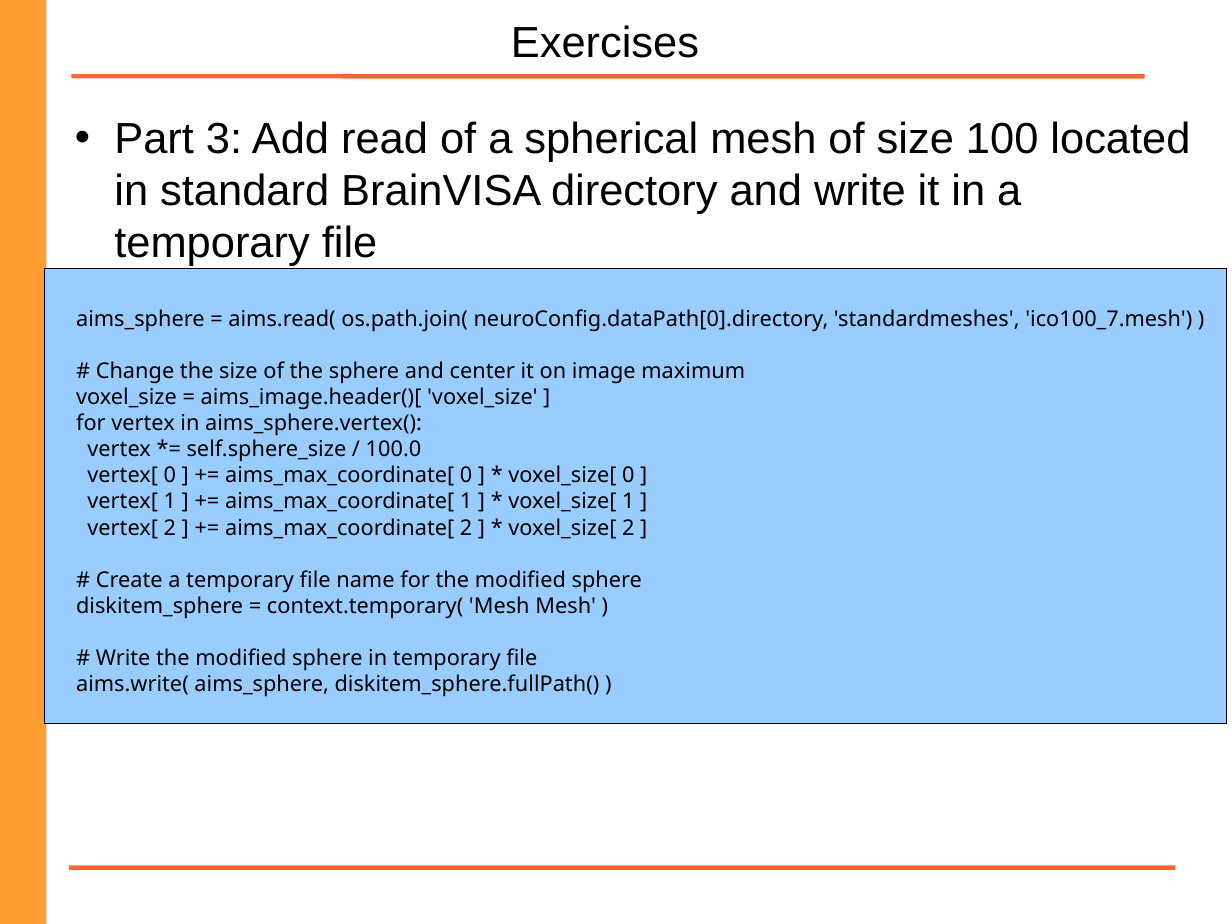
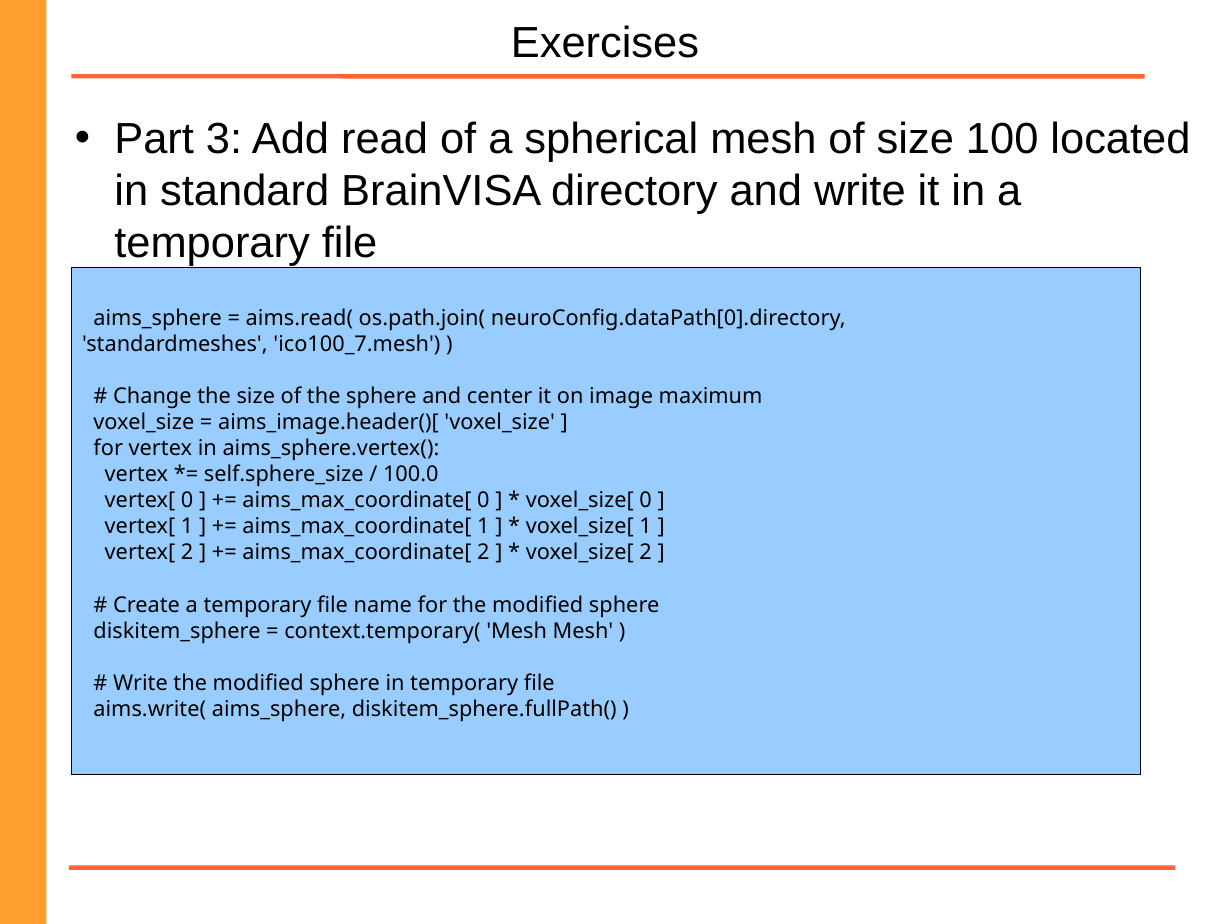
Before and after one commit to brainvisa/axon, a slide deck: slide 50 of doc/Programming_with_brainvisa.odp (slide 49 before the commit). Drawn at 1232x924 pixels with LibreOffice and Linux fonts; fonts in the diff are those of the drawing; background and template pictures are left out. Boxes give left, top, right and bottom in pixels: in the first picture for what was removed or moved away, otherwise in the second. Text is boxed around its words. In the diff, an @@ line names an element or a change of style, - is before the commit and + after.

```diff
--- a/doc/Programming_with_brainvisa.odp
+++ b/doc/Programming_with_brainvisa.odp
@@ text "Part 3: Add read of ..." at <box>114,121,1190,266</box>: indent changed @@
@@ rectangle "aims_sphere = aims.read( os.path.join( neuroConfig.dataPath[ ...": place and size @@
-rectangle "aims_sphere = aims.read( os.path.join( neuroConfig.dataPath[ ..." at <box>44,268,1226,723</box>
+rectangle "aims_sphere = aims.read( os.path.join( neuroConfig.dataPath[ ..." at <box>72,267,1141,775</box>
@@ text in rectangle at <box>82,308,846,355</box>: text changed @@
-aims_sphere = aims.read( os.path.join( neuroConfig.dataPath[0].directory, 'standardmeshes', 'ico100_7.mesh') )
+aims_sphere = aims.read( os.path.join( neuroConfig.dataPath[0].directory,
+'standardmeshes', 'ico100_7.mesh') )
```
Also in this commit, not shown: 20 other slides changed, 2 slides added, 1 other file.
